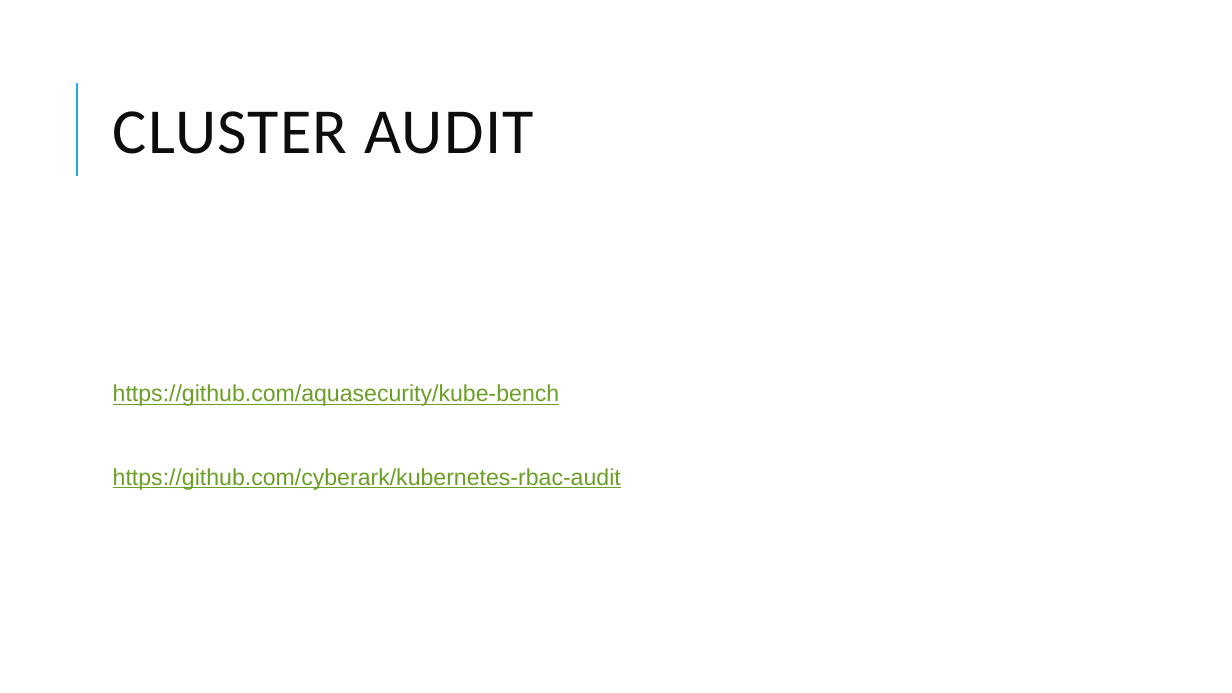
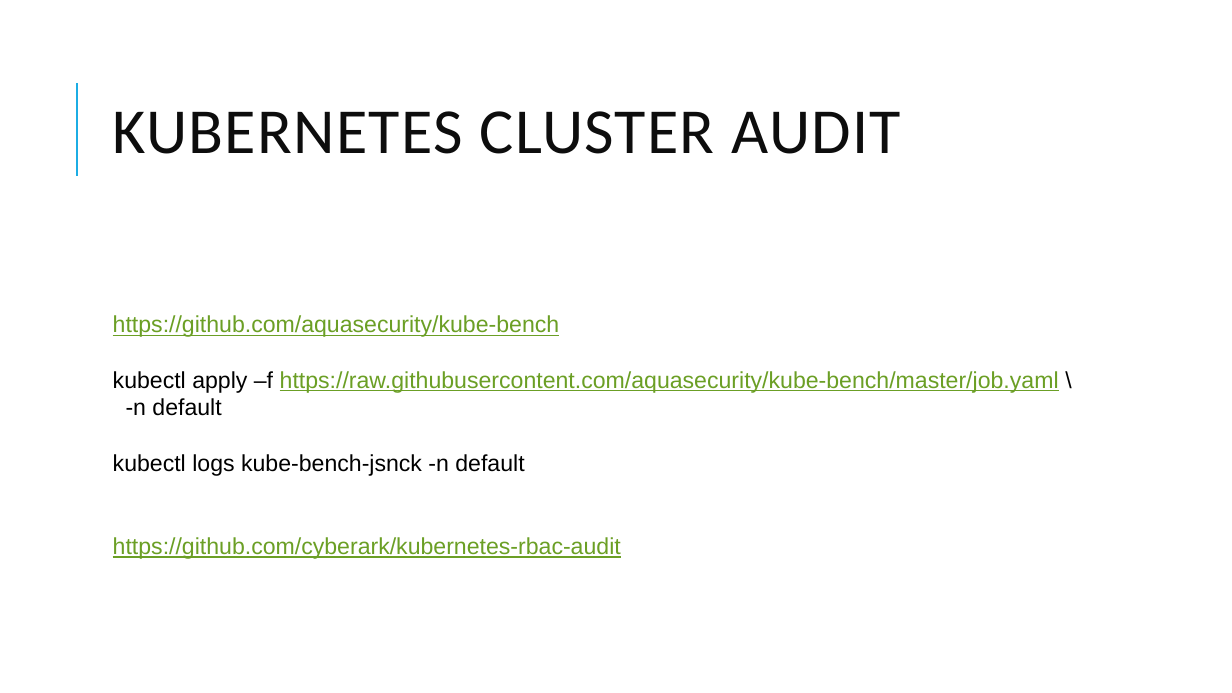
Before and after one commit to djkormo/k8s-online-lab-202006, a slide deck: slide 33 of docs/Kubernetes-202006–several aspects.pptx (slide 29 before the commit). Drawn at 1232x693 pixels with LibreOffice and Linux fonts; fonts in the diff are those of the drawing. Boxes give left, top, right and bottom in pixels: in the first picture for what was removed or moved away, otherwise in the second. Text is boxed around its words. In the diff, an @@ line names an element or a change of style, - is before the commit and + after.

```diff
--- a/docs/Kubernetes-202006–several aspects.pptx
+++ b/docs/Kubernetes-202006–several aspects.pptx
@@ title at (x1=113, y1=111, x2=901, y2=154): text changed @@
-CLUSTER AUDIT
+KUBERNETES CLUSTER AUDIT
@@ text "https://github.com/aquasecurity/kube-bench" moved from (x1=113, y1=384, x2=621, y2=490) to (x1=113, y1=315, x2=1059, y2=559) @@
@@ text at (x1=113, y1=371, x2=1059, y2=476): paragraphs added @@
+kubectl apply –f https://raw.githubusercontent.com/aquasecurity/kube-bench/master/job.yaml \
+-n default
+kubectl logs kube-bench-jsnck -n default
```
Also in this commit, not shown: 5 other slides changed, 4 slides added, 42 other files.
